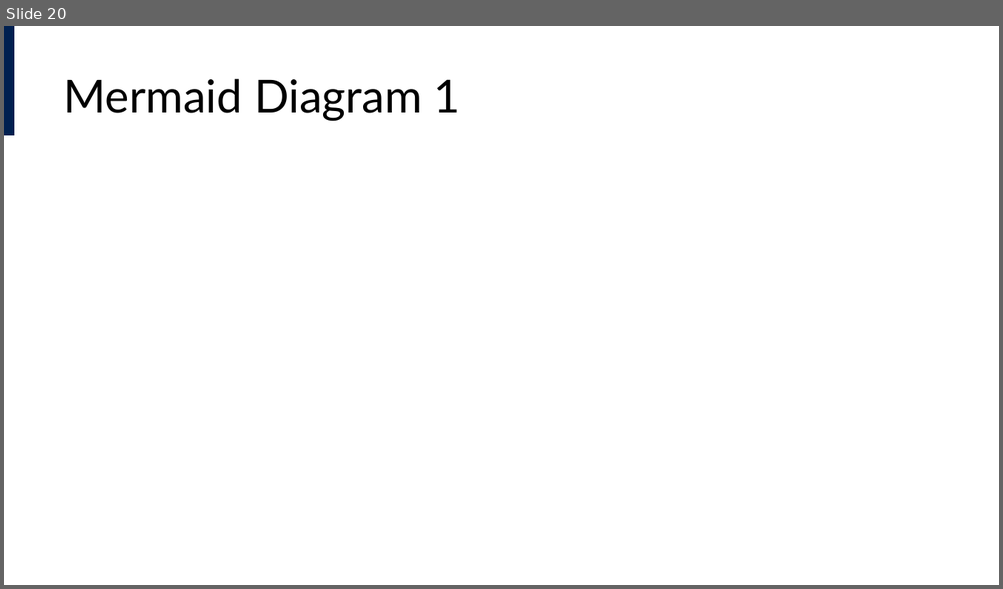
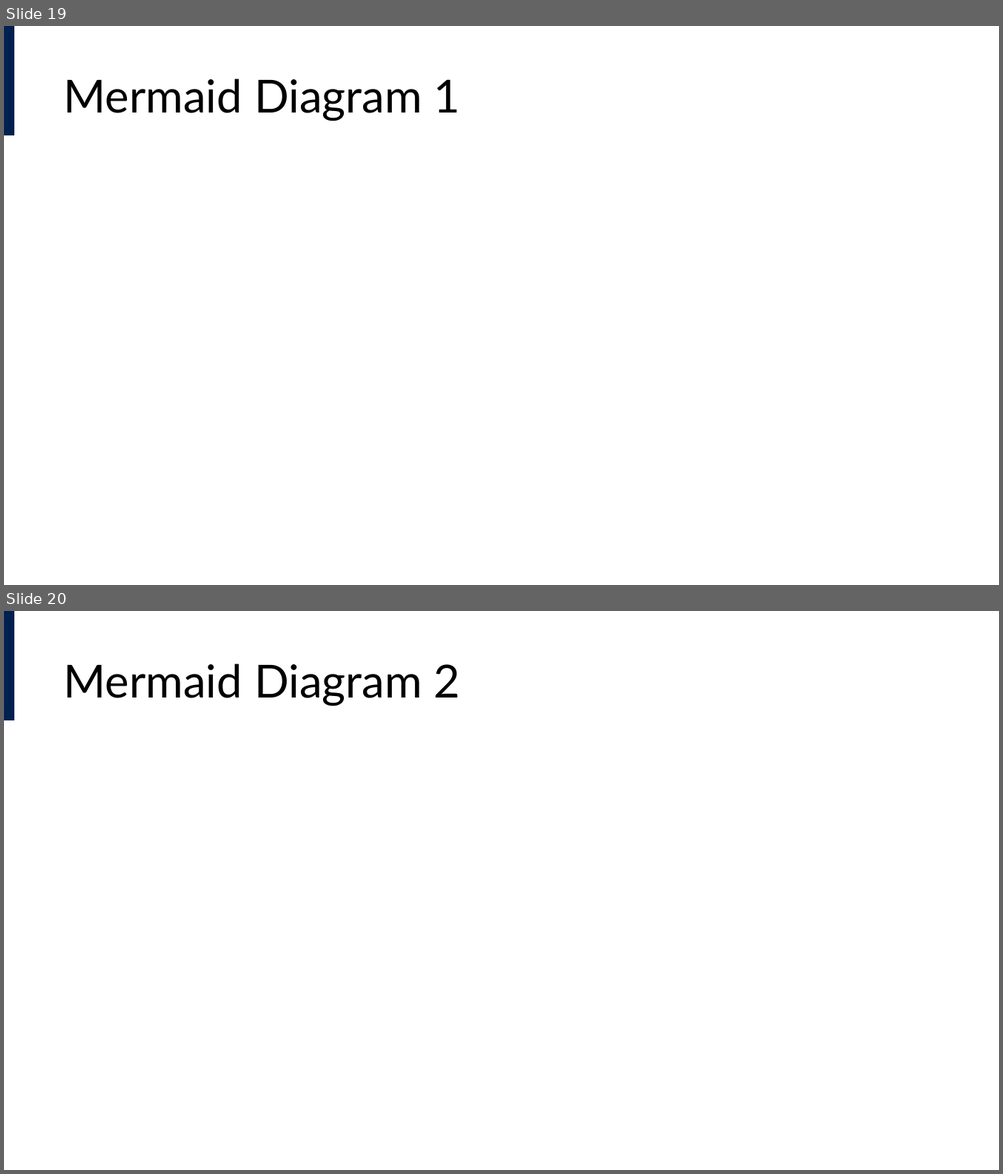
Before and after one commit to lucas-a-meyer/using-quarto, a slide deck: docs/presentation.pptx. Shown one above the other, each under a label of ours: slide 20 before the commit, slides 19 and 20 after it. The pictures are 1003x589 and 1003x1174 pixels, drawn with LibreOffice and Linux fonts; fonts in the diff are those of the drawing. Boxes give left, top, right and bottom in pixels: in the first picture for what was removed or moved away, otherwise in the second. Text is boxed around its words. In the diff, an @@ line names an element or a change of style, - is before the commit and + after.

```diff
--- a/docs/presentation.pptx
+++ b/docs/presentation.pptx
@@ slide 20 added at (4, 611, 999, 1170), background #FFFFFF; not listed: 1 template element that a slide beside it also shows @@
@@ title added at (64, 664, 461, 706), 33 pt, text #000000 @@
+Mermaid Diagram 2
@@ what was slide 20 is now slide 19 @@
```
Also in this commit, not shown: 3 slides changed, 1 slide removed, 12 other files.
